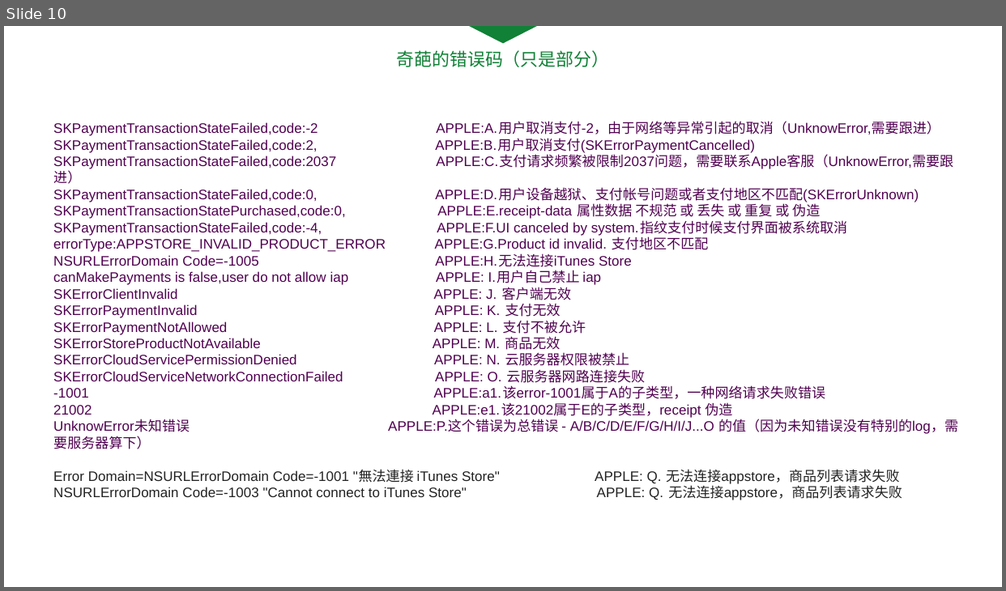
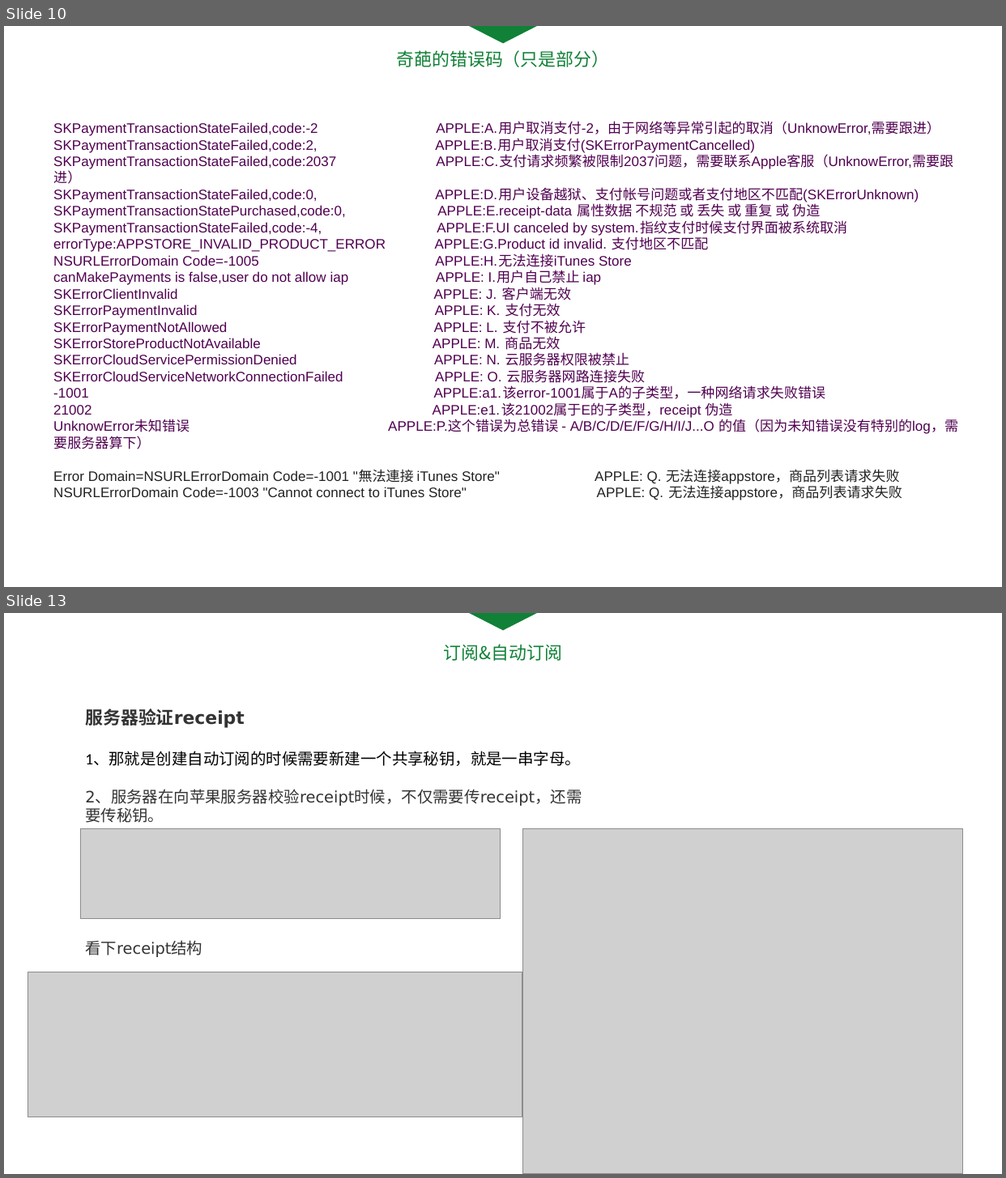
Before and after one commit to qiyer/ApplePayDemo, a slide deck: Pay_PPT/Apple_Pay.pptx. Shown one above the other, each under a label of ours: slide 10 before the commit, slides 10 and 13 after it; the slides between them are not shown. The pictures are 1006x591 and 1006x1178 pixels, drawn with LibreOffice and Linux fonts; fonts in the diff are those of the drawing; grey boxes stand for pictures. Boxes give left, top, right and bottom in pixels: in the first picture for what was removed or moved away, otherwise in the second. Text is boxed around its words. In the diff, an @@ line names an element or a change of style, - is before the commit and + after.

Commit message:
update 订阅
update 订阅

```diff
--- a/Pay_PPT/Apple_Pay.pptx
+++ b/Pay_PPT/Apple_Pay.pptx
@@ slide 13 added at bbox=[4, 613, 1002, 1174], background #FFFFFF @@
@@ triangle added at bbox=[467, 613, 539, 630], fill #108136 @@
@@ text added at bbox=[444, 644, 562, 661], 18 pt, text #108136 @@
+订阅&自动订阅
@@ text added at bbox=[85, 709, 582, 957], 16 pt, text #333333 @@
+服务器验证receipt
+1、那就是创建自动订阅的时候需要新建一个共享秘钥，就是一串字母。
+2、服务器在向苹果服务器校验receipt时候，不仅需要传receipt，还需要传秘钥。
+看下receipt结构
@@ picture added at bbox=[81, 828, 501, 918] @@
@@ picture added at bbox=[523, 828, 963, 1174] @@
@@ picture added at bbox=[28, 972, 523, 1118] @@
```
Also in this commit, not shown: 4 slides changed, 4 other slides added, 2 other files.
